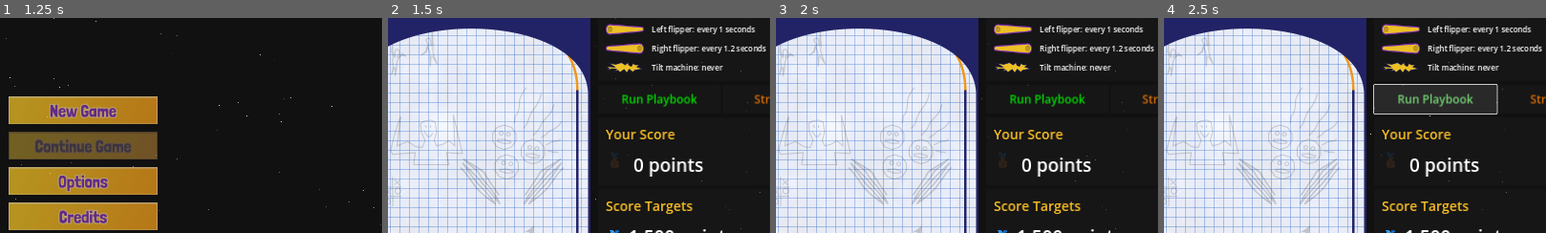
Above: before the commit, frames 1-4 (left to right).
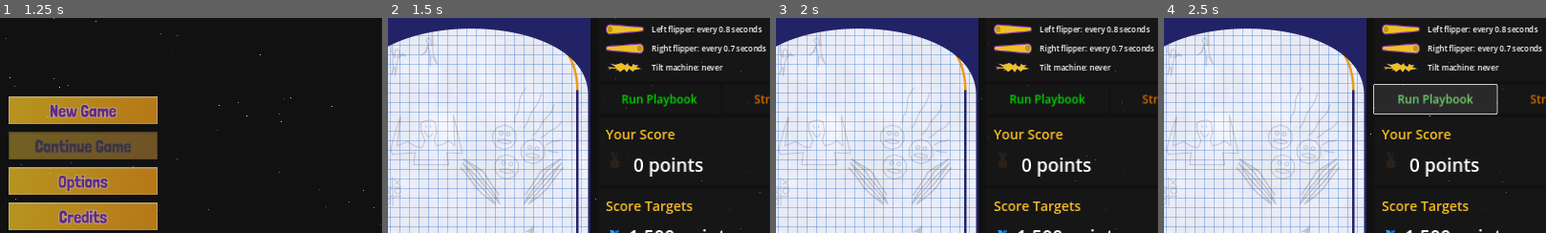
Above: after the commit, the same moments.

Repository: pincrediball/pincrediball
Game: Godot game, scene res://main.tscn
Two runs of this game, one before a commit and one after it. Both use one fixed random seed, a clock stepped at 60 frames per second and the inputs below. Sound files missing from this copy of the repository are replaced by a short silence.
Inputs (mouse positions are % of the whole screen's width and height, from its top left):
- Up to frame 1 (1.25 s): click (50, 34) at 0.5 s
- Up to frame 2 (1.5 s): click (50, 34) at 1.25 s
- Up to frame 3 (2 s): no input
- Up to frame 4 (2.5 s): click "Run Playbook" at 2 s
The pictures show only the part of the screen within x 39-89%, y 12-62%; the shares and areas given below are measured in that part.

Frame 1 is identical in both runs. In frame 2, 0.3% of the frame differs, in the area x 86-98%, y 3-16%; in frame 3, 0.3%; in frame 4, 0.3%.

Commit message:
Move stage data all to json

Diff:
--- a/src/game.gd
+++ b/src/game.gd
@@ -2,33 +2,20 @@
 
 signal menu_open_requested()
 
-var playbooksByLevel = {
-	1: preload("res://game/tutorial/playbook_level_001.tres"),
-	2: preload("res://game/tutorial/playbook_level_001.tres"),
-	3: preload("res://game/tutorial/playbook_level_001.tres"),
-	4: preload("res://game/tutorial/playbook_level_001.tres"),
-	5: preload("res://game/tutorial/playbook_level_001.tres"),
-	6: preload("res://game/tutorial/playbook_level_001.tres"),
-}
-
-var currentLevelPlaybook: Resource
-
 func _ready():
-	currentLevelPlaybook = playbooksByLevel[GameStore.currentLevel]
-	%Playbook.playbookResource = currentLevelPlaybook
 	Audio.startGameMusic()
 
 func _on_run_playbook_button_button_up():
 	Audio.play_random_menu_button_sound()
 	Scoring.reset_score()
 	Scoring.set_enabled(true)
-	%machine.play(currentLevelPlaybook)
+	%machine.play(GameStore.get_current_playbook())
 
 func _on_stress_test_button_button_up():
 	Audio.play_random_menu_button_sound()
 	Scoring.reset_score()
 	Scoring.set_enabled(false)
-	%machine.stress_test(currentLevelPlaybook)
+	%machine.stress_test(GameStore.get_current_playbook())
 
 func _on_back_to_menu_button_pressed():
 	Audio.play_random_menu_button_sound()
--- a/src/game/game_store.gd
+++ b/src/game/game_store.gd
@@ -9,27 +9,21 @@
 @export var is_dragging: bool:
 	get: return drag_data.size() > 0
 
-@export var currentLevel: int = 1:
-	get:
-		return currentLevel
-
-@export var can_continue_game: bool = false:
+@export var can_continue_game := false:
 	get: return can_continue_game
 
-var currentStage
+var current_level := 6
+var current_stage
 
 func _ready():
-	currentStage = _readStageJson("tutorial")
+	current_stage = _read_stage("tutorial")
 
-func _readStageJson(stage: String):
+func _read_stage(stage: String):
 	var fileName = "res://game/%s/stage_data.json" % stage # Hardcoded for now
 	var file = FileAccess.open(fileName, FileAccess.READ)
 	var contents = file.get_as_text()
 	file.close()
 	return JSON.parse_string(contents)
-
-func getCurrentStage():
-	return currentStage
 
 func clearDragData():
 	drag_data = { }
@@ -37,8 +31,20 @@
 func request_menu_open():
 	menu_open_requested.emit()
 
+func get_current_stage():
+	return current_stage
+
+func get_current_level():
+	return current_level
+
+func get_current_playbook():
+	for playbook in current_stage.playbooks:
+		if playbook.level == current_level:
+			return playbook
+	return null
+
 func start_new_game():
-	currentLevel = 1
+	current_level = 1
 	new_game_started.emit()
 	can_continue_game = true
 
--- a/src/game/playbook.gd
+++ b/src/game/playbook.gd
@@ -1,12 +1,8 @@
 extends PanelContainer
 
-@export var playbookResource: PlaybookResource:
-	get:
-		return playbookResource
-	set(value):
-		playbookResource = value
-		if value:
-			%LabelPlungeDelay.text = "Plunge: after %s seconds" % value.plunge_delay
-			%LabelLeftFlipperInterval.text = "Left flipper: every %s seconds" % value.flipper_left_interval
-			%LabelRightFlipperInterval.text = "Right flipper: every %s seconds" % value.flipper_right_interval
-			%LabelTiltTimings.text = "Tilt machine: never"
+func _ready():
+	var data = GameStore.get_current_playbook()
+	%LabelPlungeDelay.text = "Plunge: after %s seconds" % data.plunge_delay
+	%LabelLeftFlipperInterval.text = "Left flipper: every %s seconds" % data.flipper_left_interval
+	%LabelRightFlipperInterval.text = "Right flipper: every %s seconds" % data.flipper_right_interval
+	%LabelTiltTimings.text = "Tilt machine: never"
--- a/src/game/playbook_resource.gd
+++ /dev/null
@@ -1,6 +0,0 @@
-class_name PlaybookResource
-extends Resource
-
-@export var plunge_delay: float = 0.0
-@export var flipper_left_interval: float = 1.0
-@export var flipper_right_interval: float = 1.0
--- /dev/null
+++ b/src/game/stage_data.gd
@@ -0,0 +1,5 @@
+class_name StageData
+extends Resource
+
+@export var playbooks = []
+@export var toolbox_items = []
--- a/src/game/toolbox.gd
+++ b/src/game/toolbox.gd
@@ -4,14 +4,12 @@
 var toolboxItemScene = preload("res://game/toolbox_item.tscn")
 
 func _ready():
-	stage = GameStore.getCurrentStage()
-	loadStage(stage)
+	stage = GameStore.get_current_stage()
 
-func loadStage(stage):
 	for child in %ItemsVBox.get_children():
 		child.queue_free()
 
-	for entry in stage.toolbox.items:
+	for entry in stage.toolbox_items:
 		var toolboxItem: Control = toolboxItemScene.instantiate()
 		toolboxItem.load_pinball_component(entry)
 		%ItemsVBox.add_child(toolboxItem)
--- a/src/game/toolbox_item.gd
+++ b/src/game/toolbox_item.gd
@@ -20,7 +20,7 @@
 	%RichTextLabel.text = "[b]%s[/b]\n[font_size=10]%s[/font_size]" % [data.title, data.description]
 	%TextureRect.texture = textures[data.component_id]
 	%UnlocksAtLabel.text = "Unlocks at level %s" % data.unlocks_at
-	is_disabled = data.unlocks_at > GameStore.currentLevel
+	is_disabled = data.unlocks_at > GameStore.get_current_level()
 	component_id = data.component_id
 
 func _get_drag_data(_position):
--- a/src/game/tutorial/playbook_level_001.tres
+++ /dev/null
@@ -1,9 +0,0 @@
-[gd_resource type="Resource" script_class="PlaybookResource" load_steps=2 format=3 uid="uid://mlxwaavqxmlq"]
-
-[ext_resource type="Script" path="res://game/playbook_resource.gd" id="1_v84le"]
-
-[resource]
-script = ExtResource("1_v84le")
-plunge_delay = 0.4
-flipper_left_interval = 1.0
-flipper_right_interval = 1.2
--- a/src/game/tutorial/stage_data.json
+++ b/src/game/tutorial/stage_data.json
@@ -1,16 +1,22 @@
 {
-	"toolbox": {
-		"items": [
-			{ "component_id": "bumper_circle", "title": "Bumper (circle)", "description": "Scores points each time when it's bumped. Tip: Place it in the path of the ball that will be launched.", "unlocks_at": 1 },
-			{ "component_id": "bumper_circle", "title": "Bumper (circle)", "description": "Scores points each time when it's bumped. Tip: Add several close together to 'trap' the ball bouncing around.", "unlocks_at": 2 },
-			{ "component_id": "bumper_circle", "title": "Bumper (circle)", "description": "Scores points each time when it's bumped. Tip: Add several close together to 'trap' the ball bouncing around.", "unlocks_at": 2 },
-			{ "component_id": "wall_corner",   "title": "Wall (rounded)", "description": "Does not add score itself. Tip: use it to further 'trap' the ball bouncing around the bumpers.", "unlocks_at": 3 },
-			{ "component_id": "wall_corner",   "title": "Wall (rounded)", "description": "Does not add score itself. Tip: use it to further 'trap' the ball bouncing around the bumpers.", "unlocks_at": 3 },
-			{ "component_id": "bumper_pill",   "title": "Bumper (pill)", "description": "Scores points when bumped on yellow side. Tip: Make them bump the ball back into the set of circular bumpers.", "unlocks_at": 4 },
-			{ "component_id": "bumper_pill",   "title": "Bumper (pill)", "description": "Scores points when bumped on yellow side. Tip: Make them bump the ball back into the set of circular bumpers.", "unlocks_at": 4 },
-			{ "component_id": "gate",          "title": "Gate (one-way)", "description": "Scores points when the ball passes in the right direction. Tip: Place in the initial plunged ball's path.", "unlocks_at": 5 },
-			{ "component_id": "gate",          "title": "Gate (one-way)", "description": "Scores points when the ball passes in the right direction. Tip: bonus points if the ball passed through all gates.", "unlocks_at": 6 },
-			{ "component_id": "gate",          "title": "Gate (one-way)", "description": "Scores points when the ball passes in the right direction. Tip: bonus points if the ball passed through all gates.", "unlocks_at": 6 }
-		]
-	}
+	"playbooks": [
+		{ "level": 1, "plunge_delay": 0.4, "flipper_left_interval": 0.8, "flipper_right_interval": 0.7 },
+		{ "level": 2, "plunge_delay": 0.4, "flipper_left_interval": 0.8, "flipper_right_interval": 0.7 },
+		{ "level": 3, "plunge_delay": 0.4, "flipper_left_interval": 0.8, "flipper_right_interval": 0.7 },
+		{ "level": 4, "plunge_delay": 0.4, "flipper_left_interval": 0.8, "flipper_right_interval": 0.7 },
+		{ "level": 5, "plunge_delay": 0.4, "flipper_left_interval": 0.8, "flipper_right_interval": 0.7 },
+		{ "level": 6, "plunge_delay": 0.4, "flipper_left_interval": 0.8, "flipper_right_interval": 0.7 }
+	],
+	"toolbox_items": [
+		{ "component_id": "bumper_circle", "title": "Bumper (circle)", "description": "Scores points each time when it's bumped. Tip: Place it in the path of the ball that will be launched.", "unlocks_at": 1 },
+		{ "component_id": "bumper_circle", "title": "Bumper (circle)", "description": "Scores points each time when it's bumped. Tip: Add several close together to 'trap' the ball bouncing around.", "unlocks_at": 2 },
+		{ "component_id": "bumper_circle", "title": "Bumper (circle)", "description": "Scores points each time when it's bumped. Tip: Add several close together to 'trap' the ball bouncing around.", "unlocks_at": 2 },
+		{ "component_id": "wall_corner",   "title": "Wall (rounded)", "description": "Does not add score itself. Tip: use it to further 'trap' the ball bouncing around the bumpers.", "unlocks_at": 3 },
+		{ "component_id": "wall_corner",   "title": "Wall (rounded)", "description": "Does not add score itself. Tip: use it to further 'trap' the ball bouncing around the bumpers.", "unlocks_at": 3 },
+		{ "component_id": "bumper_pill",   "title": "Bumper (pill)", "description": "Scores points when bumped on yellow side. Tip: Make them bump the ball back into the set of circular bumpers.", "unlocks_at": 4 },
+		{ "component_id": "bumper_pill",   "title": "Bumper (pill)", "description": "Scores points when bumped on yellow side. Tip: Make them bump the ball back into the set of circular bumpers.", "unlocks_at": 4 },
+		{ "component_id": "gate",          "title": "Gate (one-way)", "description": "Scores points when the ball passes in the right direction. Tip: Place in the initial plunged ball's path.", "unlocks_at": 5 },
+		{ "component_id": "gate",          "title": "Gate (one-way)", "description": "Scores points when the ball passes in the right direction. Tip: bonus points if the ball passed through all gates.", "unlocks_at": 6 },
+		{ "component_id": "gate",          "title": "Gate (one-way)", "description": "Scores points when the ball passes in the right direction. Tip: bonus points if the ball passed through all gates.", "unlocks_at": 6 }
+	]
 }
